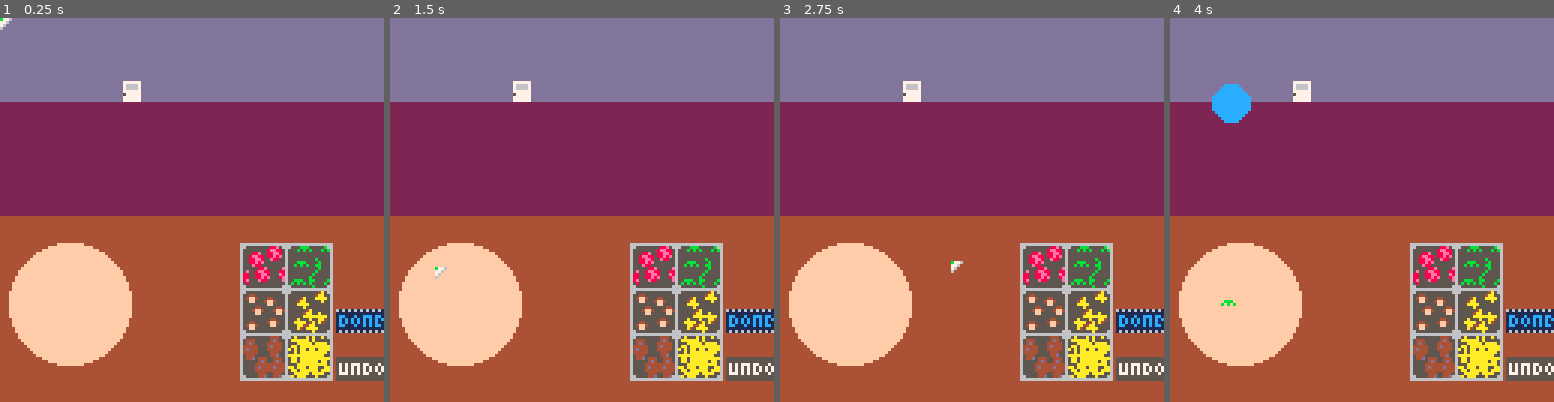
Above: before the commit, frames 1-4 (left to right).
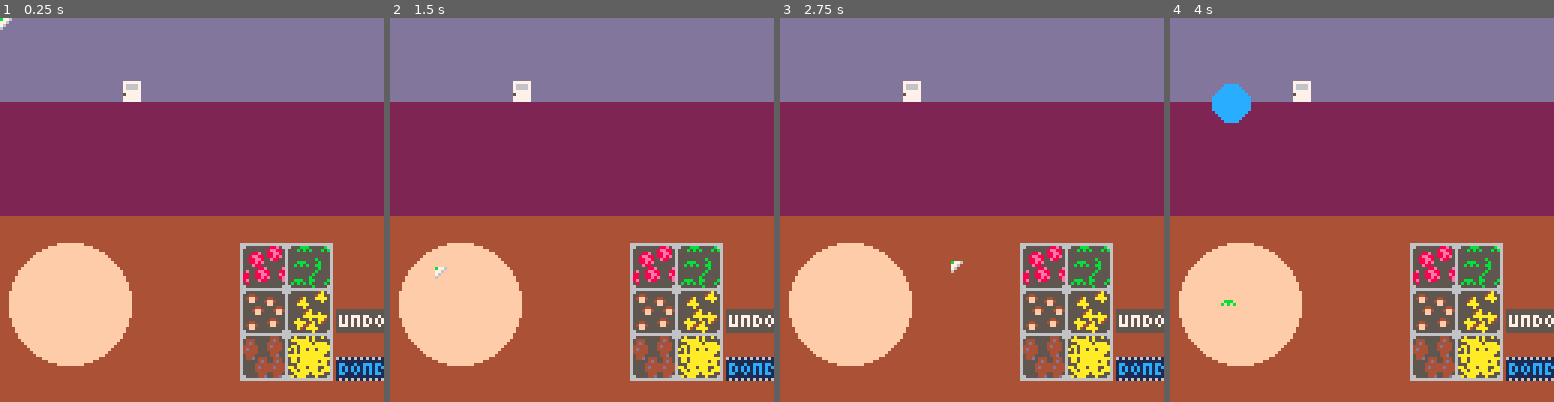
Above: after the commit, the same moments.

Repository: Cybrwire/pico8-tinkering
Game: PICO-8 cartridge pizza_shop.p8
Same seed, same stepped clock (60 frames per second), same inputs: the game is played once before the commit and once after it.
Inputs (mouse positions are in pixels of both pictures, inside the frame that each line leads up to):
- Up to frame 1 (0.25 s): no input
- Up to frame 2 (1.5 s): click (670, 121) at 0.67 s; click (436, 267) at 1.22 s
- Up to frame 3 (2.75 s): click (887, 114) at 1.77 s; click (952, 259) at 2.32 s
- Up to frame 4 (4 s): click (1404, 106) at 2.87 s; click (1465, 256) at 3.42 s; click (1231, 102) at 3.97 s

The runs differ from the first frame. In frame 1, 1.6% of the frame differs, in the area x 87-100%, y 75-95%; in frame 2, 1.6%; in frame 3, 1.6%; in frame 4, 1.6%.

Commit message:
added: undo button functionality

Diff:
--- a/pizza_shop.p8
+++ b/pizza_shop.p8
@@ -15,8 +15,8 @@
   make_ingredient_btn(95,90,4,22),--sausage
   make_ingredient_btn(80,105,5,24),--cheese
   make_ingredient_btn(95,105,6,26),--pineapple
-  {x=112,y=97,w=16,h=8,action=function() undo() end,spr=28},
-		{x=112,y=113,w=16,h=8,action=function() submit_pizza() end,spr=44},
+  {x=112,y=97,w=16,h=8,action=function() undo() end,spr=44},
+		{x=112,y=113,w=16,h=8,action=function() submit_pizza() end,spr=28},
 	}
 	pza= {x=23,y=95,r=20,c=15}
 end
@@ -106,6 +106,10 @@
  local x,y = xy_on_pizza()
  add(ingredients,{x=x,y=y,spr=top_spr[_id]})
 end
+
+function undo()
+	deli(ingredients)
+end
 __gfx__
 0000000000000000b776000000000000000000000000000000000000000000000000000000000000000000000000000000000000000000000000000000000000
 00000000077777707760000000222200000000000000000000000000000000000000000000000000000000000000000000000000000000000000000000000000
